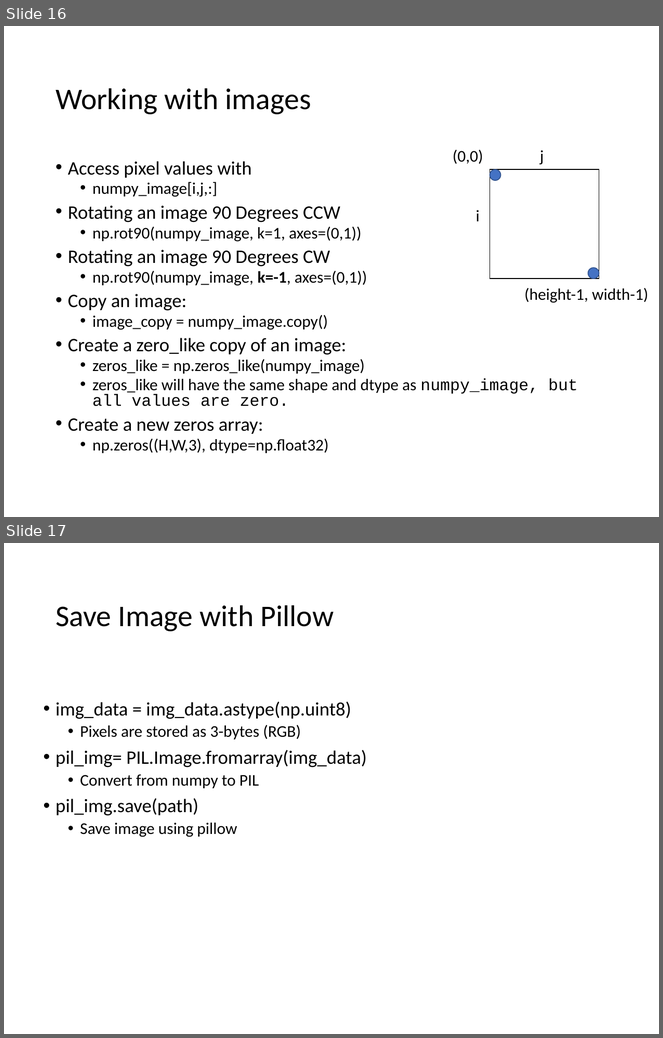
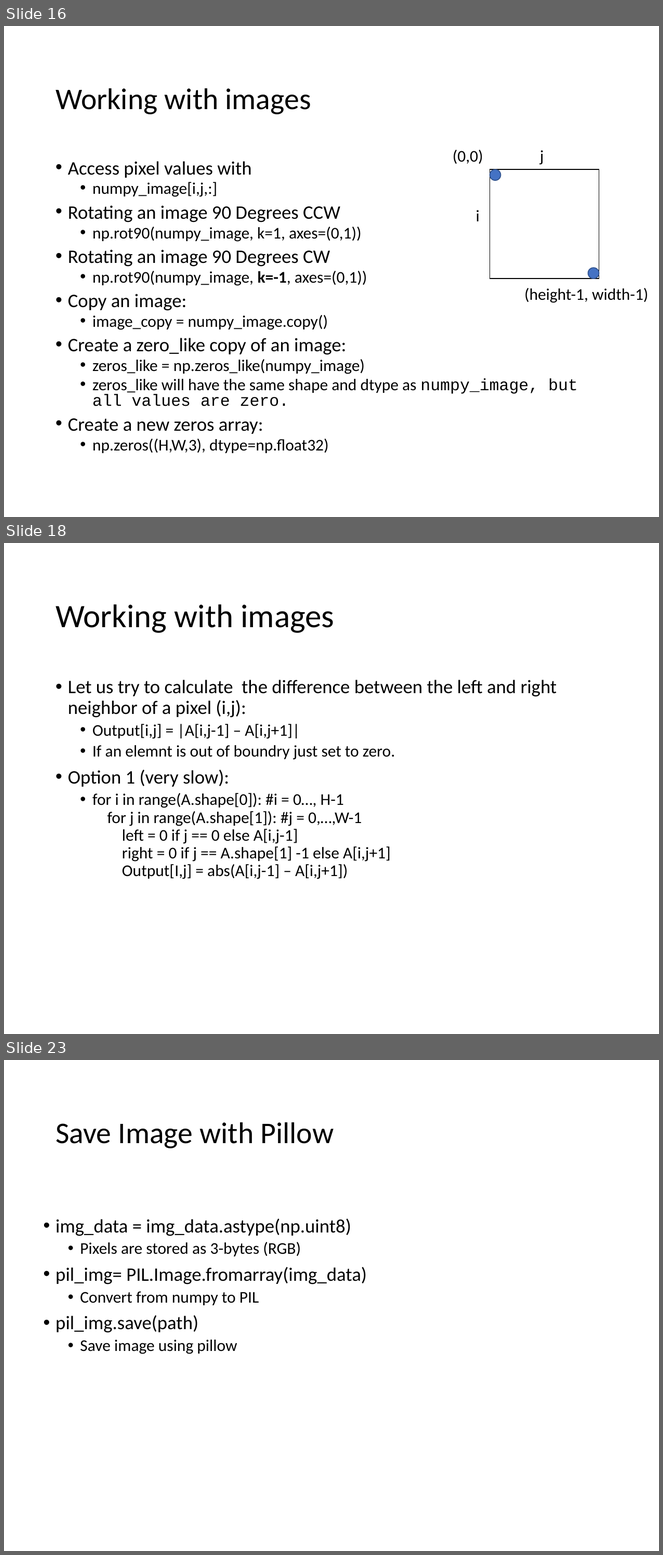
Before and after one commit to lironcohen8/CG_Seam_Carving, a slide deck: Ex1.pptx. Shown one above the other, each under a label of ours: slides 16 and 17 before the commit, slides 16, 18 and 23 after it; the slides between them are not shown. The pictures are 663x1038 and 663x1555 pixels, drawn with LibreOffice and Linux fonts; fonts in the diff are those of the drawing. Boxes give left, top, right and bottom in pixels: in the first picture for what was removed or moved away, otherwise in the second. Text is boxed around its words. In the diff, an @@ line names an element or a change of style, - is before the commit and + after.

```diff
--- a/Ex1.pptx
+++ b/Ex1.pptx
@@ slide 18 added at (4, 543, 659, 1034), background #FFFFFF @@
@@ title added at (55, 604, 334, 633), 36 pt, text #000000 @@
+Working with images
@@ text added at (68, 680, 557, 879), 18 pt, text #000000 @@
+• Let us try to calculate the difference between the left and right neighbor of a pixel (i,j):
+  • Output[i,j] = |A[i,j-1] – A[i,j+1]|
+  • If an elemnt is out of boundry just set to zero.
+• Option 1 (very slow):
+  • for i in range(A.shape[0]): #i = 0…, H-1
+    for j in range(A.shape[1]): #j = 0,…,W-1
+    left = 0 if j == 0 else A[i,j-1]
+    right = 0 if j == A.shape[1] -1 else A[i,j+1]
+    Output[I,j] = abs(A[i,j-1] – A[i,j+1])
@@ what was slide 17 is now slide 23 @@
```
Also in this commit, not shown: 5 other slides added, 20 other files.
